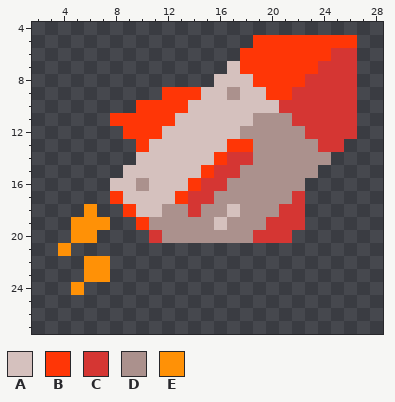
Pixel-art sprite: packages/nouns-img-permutator/assets/layer-3/head-rocket.png. The first picture shows the starting point.
The file is 32x32 pixels. Shown: x 2..28, y 4..27.
Palette (. is transparent): A #d5c1be  B #ff3606  C #d53633  D #ab918d  E #ff9106
Pixels before, first column x 4:
 5 ...............BBBBBBBB
 6 ..............BBBBBBBCC
 7 .............ABBBBBBCCC
 8 ............AAABBBBCCCC
 9 ........BBBAADAABBCCCCC
10 ......BBBBAAAAAAACCCCCC
11 ....BBBBBAAAAAADDDCCCCC
12 .....BBBAAAAAADDDDDCCCC
13 ......BAAAAAABBDDDDDCC.
14 ......AAAAAABCCDDDDDD..
15 .....AAAAAABCCDDDDDD...
16 ....AADAAABCCDDDDDD....
17 ....BAAAABCCDDDDDDC....
18 ..E..BAADDCDDADDDCC....
19 .EEE..BDDDDDADDDCCC....
20 .EE....CDDDDDDDCCC.....
21 E......................
22 ..EE...................
23 ..EE...................
24 .E.....................
After:
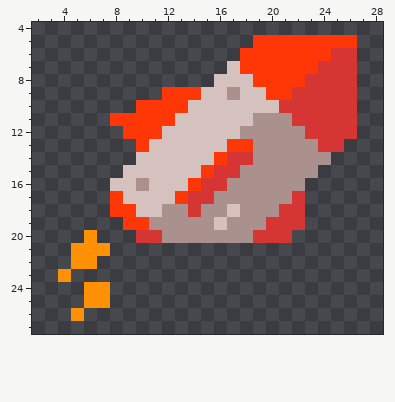
What changed:
Changed rows in their new state; - is an unchanged pixel.
first column x 4:
18 --.-B--
19 -...-B-
20 -.----C
21 .EEE---
22 -E-.---
23 E-..---
24 -.EE---
25 --EE---
26 -E-----
Pixel boxes of the changes (left, top, right, bottom) in both pictures:
changed: (58, 204, 149, 321)
